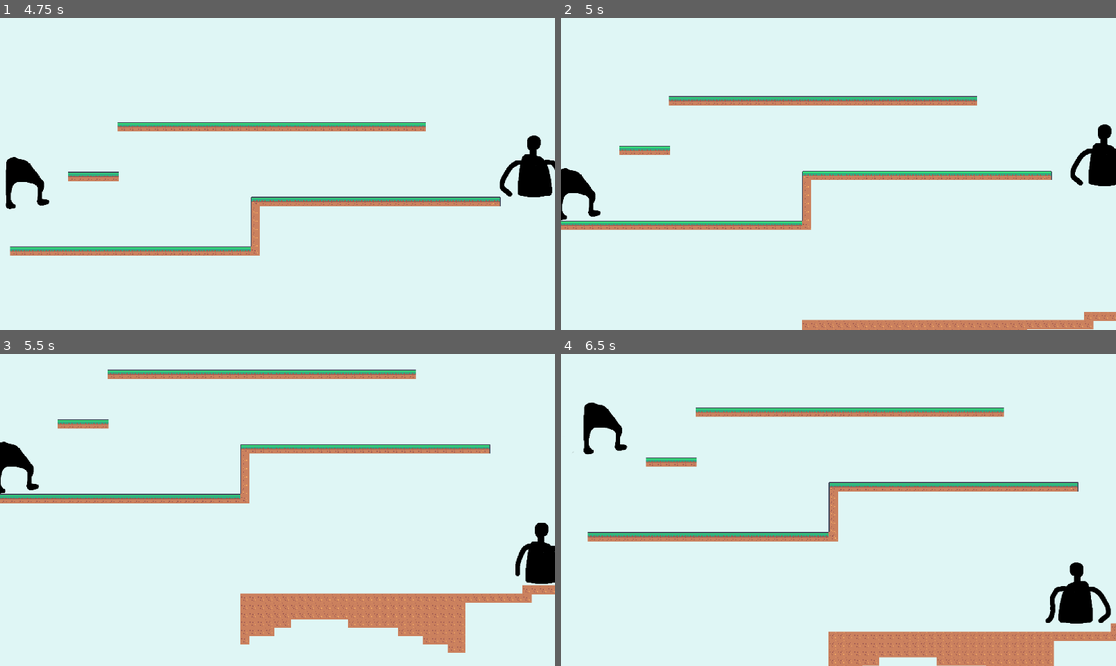
Above: before the commit, frames 1-4 (two rows, left to right).
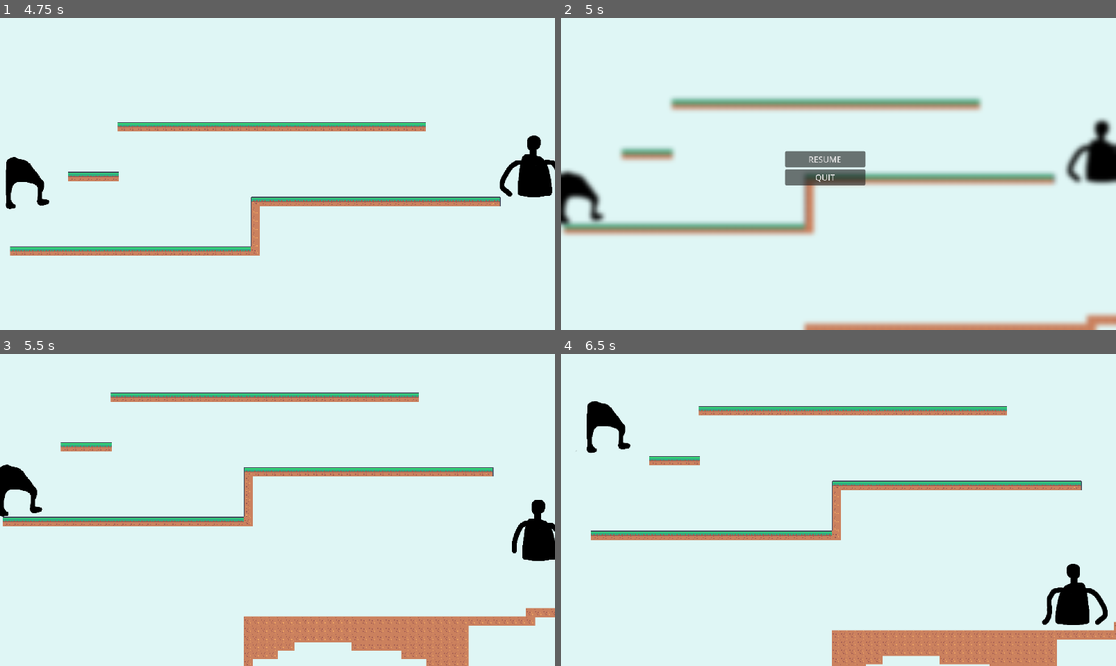
Above: after the commit, the same moments.

Repository: Paulofrog/Jeu-IC06
Game: Godot game, scene res://Game/TitleScreen/titleScreenScene.tscn
Two runs of this game, one before a commit and one after it. Both use one fixed random seed, a clock stepped at 60 frames per second and the inputs below.
Inputs (mouse positions are in pixels of both pictures, inside the frame that each line leads up to):
- Up to frame 1 (4.75 s): click "START" at 0.5 s; hold Alt (armsAssembly) 1.28-2.03 s; hold D (armsRight) 1.28-2.78 s; tap Up (legsJump) at 1.52, 2.27, 3.77, 4.52 s; tap Ctrl (legsAssembly) at 2.1, 3.6 s; hold A (armsLeft) 2.78-3.53 s; hold Alt (armsAssembly) 2.78-3.53 s; hold D (armsRight) from 3.53 s (still down); hold Alt (armsAssembly) from 4.28 s (still down)
- Up to frame 2 (5 s): keep holding D (armsRight); keep holding Alt (armsAssembly); tap Escape (pause, bound only after the commit) at 4.9 s
- Up to frame 3 (5.5 s): release D (armsRight) at 5 s; release Alt (armsAssembly) at 5 s; click (266, 494) at 5 s, where only the run after the commit has a clickable "RESUME"
- Up to frame 4 (6.5 s): hold A (armsLeft) from 5.78 s (still down); tap Ctrl (legsAssembly) at 5.85 s; tap Up (legsJump) at 6.02 s

Frame 1 is identical in both runs. In frame 2, 12% of the frame differs, in the area x 0-100%, y 24-100%; in frame 3, 19%, in the area x 0-100%, y 4-100%; in frame 4, 6.3%.

Commit message:
pause menu working

Diff:
--- a/Game/Main/mainScene.tscn
+++ b/Game/Main/mainScene.tscn
@@ -1,9 +1,10 @@
-[gd_scene load_steps=5 format=3 uid="uid://b2om6os6haj1"]
+[gd_scene load_steps=6 format=3 uid="uid://b2om6os6haj1"]
 
 [ext_resource type="PackedScene" uid="uid://ckak4h5n30ila" path="res://Game/TestLevel/testLevelScene.tscn" id="1_3swin"]
 [ext_resource type="Script" path="res://Game/Main/mainScript.gd" id="1_cu2if"]
 [ext_resource type="PackedScene" uid="uid://p0uq6callbul" path="res://Game/Legs player/legsPlayerScene.tscn" id="2_08djd"]
 [ext_resource type="PackedScene" uid="uid://biegw40cam53k" path="res://Game/Arms player/armsPlayerScene.tscn" id="4_hms30"]
+[ext_resource type="PackedScene" uid="uid://b5bicbah67v4c" path="res://Game/PauseScreen/pauseScreenScene.tscn" id="5_hwaqx"]
 
 [node name="MainScene" type="Node"]
 script = ExtResource("1_cu2if")
@@ -21,6 +22,13 @@
 position = Vector2(715, 357)
 zoom = Vector2(1.795, 1.795)
 
+[node name="PauseMenu" parent="Camera" instance=ExtResource("5_hwaqx")]
+visible = false
+offset_left = -103.0
+offset_top = -44.0
+offset_right = -103.0
+offset_bottom = -37.0
+
 [node name="ProximityLabel" type="Label" parent="."]
 anchors_preset = -1
 anchor_left = 0.272
--- a/Game/Main/mainScript.gd
+++ b/Game/Main/mainScript.gd
@@ -4,6 +4,8 @@
 const PROXIMITY_THRESHOLD = 120.0
 const ARMSPLAYER_OFFSET = Vector2(0, -120)
 var are_assembled
+var paused = false
+@onready var pausemenu = $Camera/PauseMenu
 
 func _ready() -> void:
 	SetSpawnPositions()
@@ -11,9 +13,21 @@
 
 # Called every frame. 'delta' is the elapsed time since the previous frame.
 func _process(_delta: float) -> void:
+	if Input.is_action_just_pressed("pause"):
+		pauseMenu()
 	UpdateCameraPosition()
 	PlayerProximityDetection()
 
+func pauseMenu() -> void:
+	if paused:
+		Input.set_mouse_mode(Input.MOUSE_MODE_CAPTURED)
+		pausemenu.hide()
+		get_tree().paused = false
+	else:
+		Input.set_mouse_mode(Input.MOUSE_MODE_VISIBLE)
+		get_tree().paused = true
+		pausemenu.show()
+	paused = !paused
 
 func SetSpawnPositions():
 	var legsPlayerSpawnPoint = $TestLevel/LegsPlayerSpawnPoint.position
--- /dev/null
+++ b/Game/PauseScreen/pauseScreenScene.gdshader
@@ -0,0 +1,18 @@
+shader_type canvas_item;
+
+uniform sampler2D screen_texture : hint_screen_texture, filter_linear_mipmap;
+uniform float amount : hint_range(0.0, 5.0);
+
+void vertex() {
+	// Called for every vertex the material is visible on.
+}
+
+void fragment() {
+	vec4 color = textureLod(screen_texture, SCREEN_UV, amount);
+	COLOR = color;
+}
+
+//void light() {
+	// Called for every pixel for every light affecting the CanvasItem.
+	// Uncomment to replace the default light processing function with this one.
+//}
--- a/Game/PauseScreen/pauseScreenScene.tscn
+++ b/Game/PauseScreen/pauseScreenScene.tscn
@@ -1,3 +1,45 @@
-[gd_scene format=3 uid="uid://b5bicbah67v4c"]
+[gd_scene load_steps=4 format=3 uid="uid://b5bicbah67v4c"]
 
-[node name="Node" type="Node"]
+[ext_resource type="Script" path="res://Game/PauseScreen/pause_screen_scene.gd" id="1_xc54m"]
+[ext_resource type="Shader" path="res://Game/PauseScreen/pauseScreenScene.gdshader" id="2_gld36"]
+
+[sub_resource type="ShaderMaterial" id="ShaderMaterial_etcow"]
+shader = ExtResource("2_gld36")
+shader_parameter/amount = 3.0
+
+[node name="PauseMenu" type="Control"]
+process_mode = 2
+layout_mode = 3
+anchors_preset = 15
+anchor_right = 1.0
+anchor_bottom = 1.0
+grow_horizontal = 2
+grow_vertical = 2
+script = ExtResource("1_xc54m")
+
+[node name="ColorRect" type="ColorRect" parent="."]
+material = SubResource("ShaderMaterial_etcow")
+layout_mode = 0
+offset_left = -1162.0
+offset_top = -641.0
+offset_right = 1478.0
+offset_bottom = 946.0
+
+[node name="MarginContainer" type="MarginContainer" parent="."]
+layout_mode = 0
+offset_right = 155.0
+offset_bottom = 66.0
+
+[node name="VBoxContainer" type="VBoxContainer" parent="MarginContainer"]
+layout_mode = 2
+
+[node name="Resume" type="Button" parent="MarginContainer/VBoxContainer"]
+layout_mode = 2
+text = "RESUME"
+
+[node name="Quit" type="Button" parent="MarginContainer/VBoxContainer"]
+layout_mode = 2
+text = "QUIT"
+
+[connection signal="pressed" from="MarginContainer/VBoxContainer/Resume" to="." method="_on_resume_pressed"]
+[connection signal="pressed" from="MarginContainer/VBoxContainer/Quit" to="." method="_on_quit_pressed"]
--- /dev/null
+++ b/Game/PauseScreen/pause_screen_scene.gd
@@ -0,0 +1,10 @@
+extends Control
+
+@onready var main = $"../../"
+
+func _on_resume_pressed() -> void:
+	main.pauseMenu()
+
+
+func _on_quit_pressed() -> void:
+	get_tree().quit()
--- a/project.godot
+++ b/project.godot
@@ -63,6 +63,11 @@
 "events": [Object(InputEventKey,"resource_local_to_scene":false,"resource_name":"","device":-1,"window_id":0,"alt_press …(195 unchanged characters)…
 ]
 }
+pause={
+"deadzone": 0.5,
+"events": [Object(InputEventKey,"resource_local_to_scene":false,"resource_name":"","device":-1,"window_id":0,"alt_pressed":false,"shift_pressed":false,"ctrl_pressed":false,"meta_pressed":false,"pressed":false,"keycode":0,"physical_keycode":4194305,"key_label":0,"unicode":0,"location":0,"echo":false,"script":null)
+]
+}
 
 [input_devices]
 
